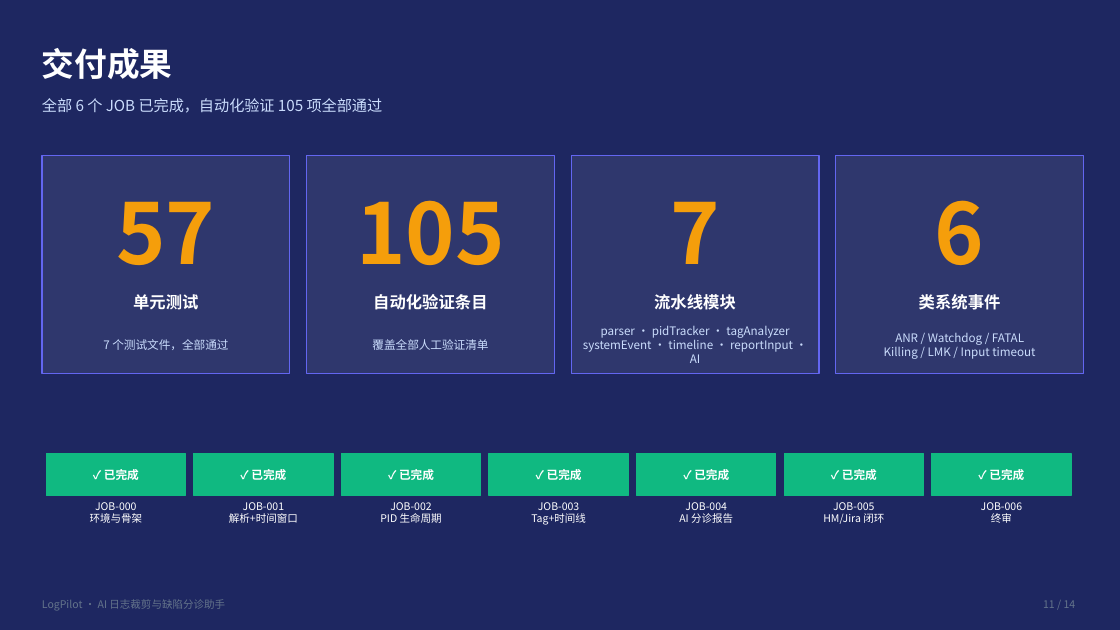
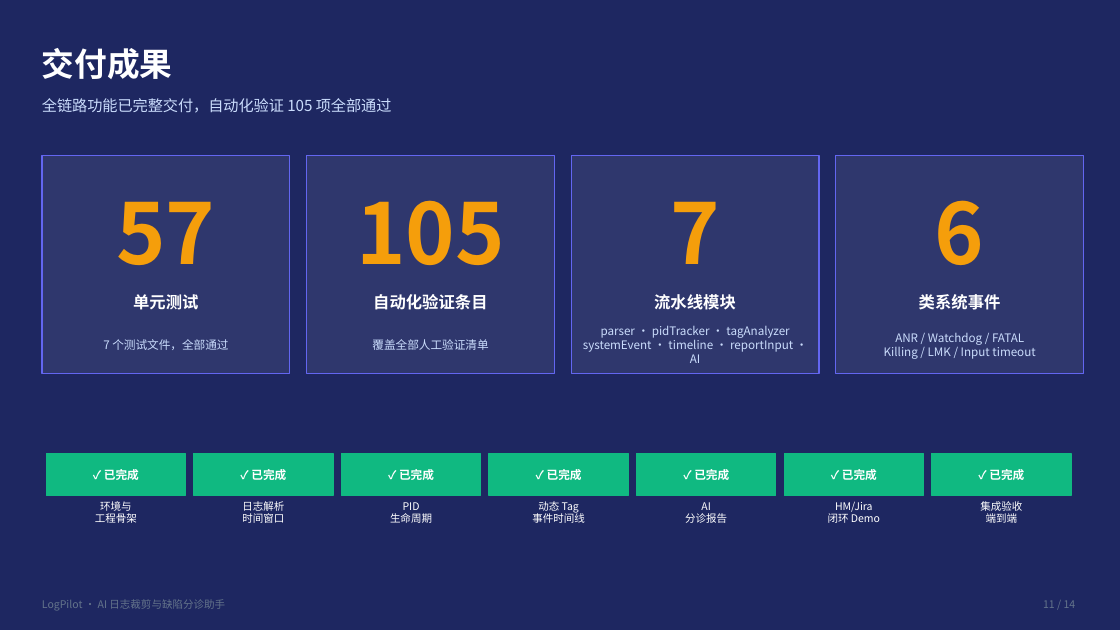
Before and after one commit to caoyuan-fire/LogPilot, a slide deck: slide 11 of ppt-build/LogPilot-项目介绍.pptx. Drawn at 1120x630 pixels with LibreOffice and Linux fonts; fonts in the diff are those of the drawing. Boxes give left, top, right and bottom in pixels: in the first picture for what was removed or moved away, otherwise in the second. Text is boxed around its words. In the diff, an @@ line names an element or a change of style, - is before the commit and + after.

```diff
--- a/ppt-build/LogPilot-项目介绍.pptx
+++ b/ppt-build/LogPilot-项目介绍.pptx
@@ text at [42,98,392,113]: text changed @@
-全部 6 个 JOB 已完成，自动化验证 105 项全部通过
+全链路功能已完整交付，自动化验证 105 项全部通过
@@ text at [95,501,137,523]: text changed @@
-JOB-000
-环境与骨架
+环境与
+工程骨架
@@ text at [242,501,284,523]: text changed @@
-JOB-001
-解析+时间窗口
+日志解析
+时间窗口
@@ text at [390,502,432,523]: text changed @@
-JOB-002
-PID 生命周期
+PID
+生命周期
@@ text at [532,501,585,523]: text changed @@
-JOB-003
-Tag+时间线
+动态 Tag
+事件时间线
@@ text at [685,502,727,523]: text changed @@
-JOB-004
-AI 分诊报告
+AI
+分诊报告
@@ text at [828,501,880,523]: text changed @@
-JOB-005
-HM/Jira 闭环
+HM/Jira
+闭环 Demo
@@ text at [980,501,1022,523]: text changed @@
-JOB-006
-终审
+集成验收
+端到端
```
Also in this commit, not shown: 1 other file.
